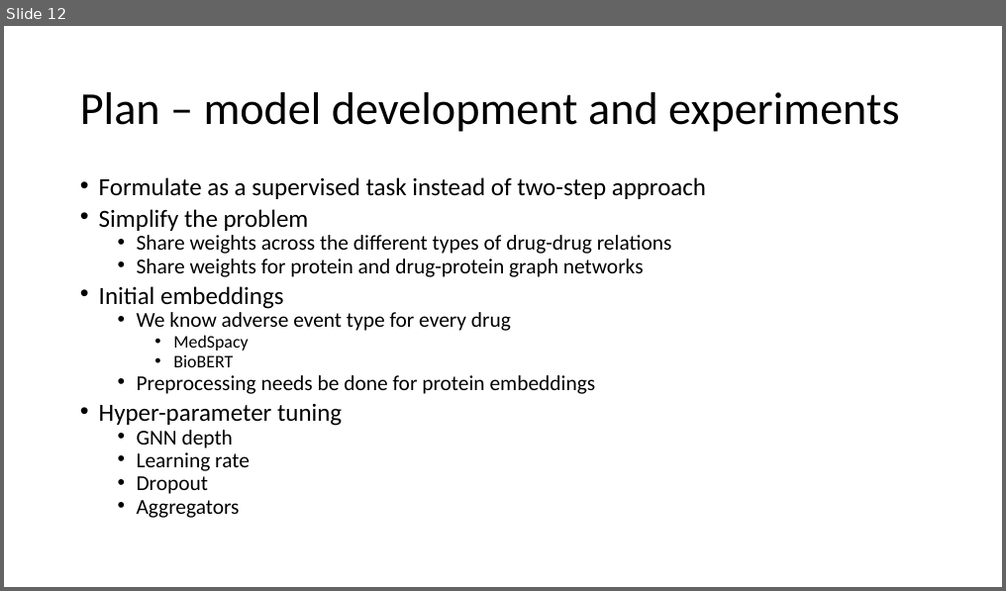
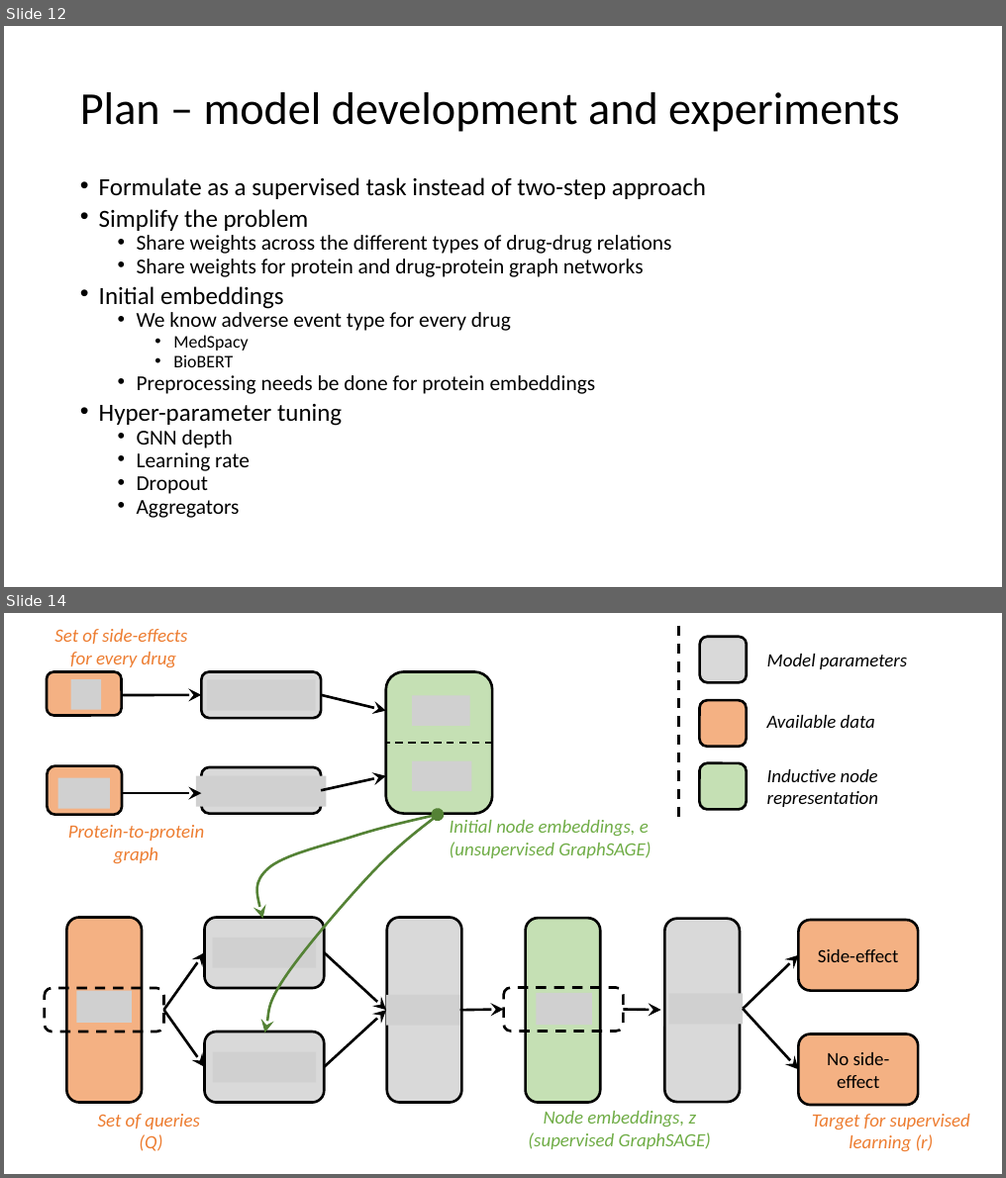
Before and after one commit to vijetadeshpande/GML-Fall-2021, a slide deck: Project/Report/Presentation1 copy.pptx. Shown one above the other, each under a label of ours: slide 12 before the commit, slides 12 and 14 after it; the slides between them are not shown. The pictures are 1006x591 and 1006x1178 pixels, drawn with LibreOffice and Linux fonts; fonts in the diff are those of the drawing; grey boxes stand for pictures. Boxes give left, top, right and bottom in pixels: in the first picture for what was removed or moved away, otherwise in the second. Text is boxed around its words. In the diff, an @@ line names an element or a change of style, - is before the commit and + after.

```diff
--- a/Project/Report/Presentation1 copy.pptx
+++ b/Project/Report/Presentation1 copy.pptx
@@ slide 14 added at <box>4,613,1002,1174</box>, background #FFFFFF @@
@@ group added at <box>45,626,970,1152</box>: 18 rounded rectangles, 12 pictures, 12 arrows, 9 texts, 2 lines, 2 freeform shapes @@
+Initial node embeddings, e
+(unsupervised GraphSAGE)
+Set of queries
+(Q)
+Node embeddings, z
+(supervised GraphSAGE)
+Side-effect
+No side-effect
+Target for supervised
+learning (r)
+Model parameters
+Available data
+Inductive node
+representation
+Set of side-effects
+for every drug
+Protein-to-protein
+graph
```
Also in this commit, not shown: 1 other slide added, 6 other files.
